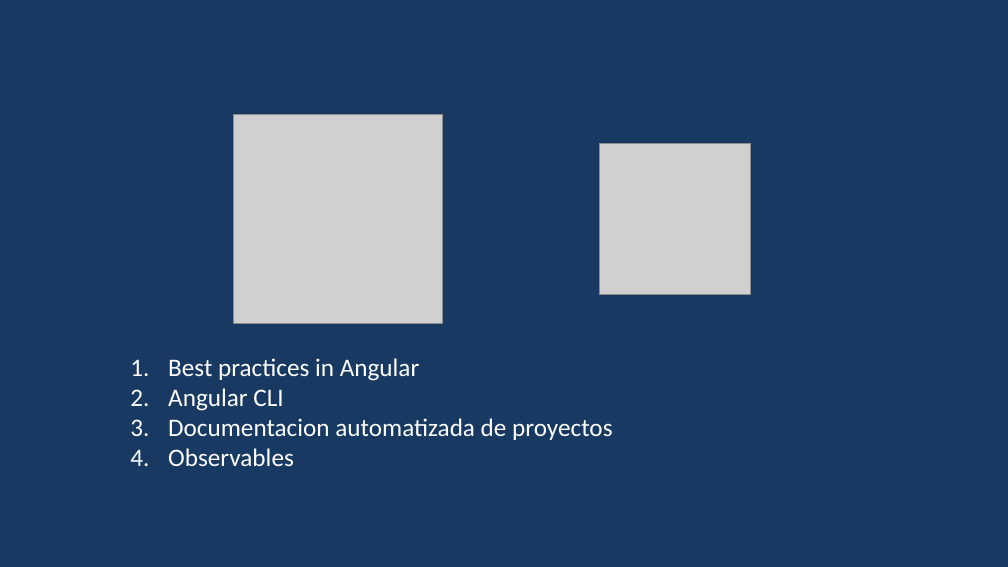
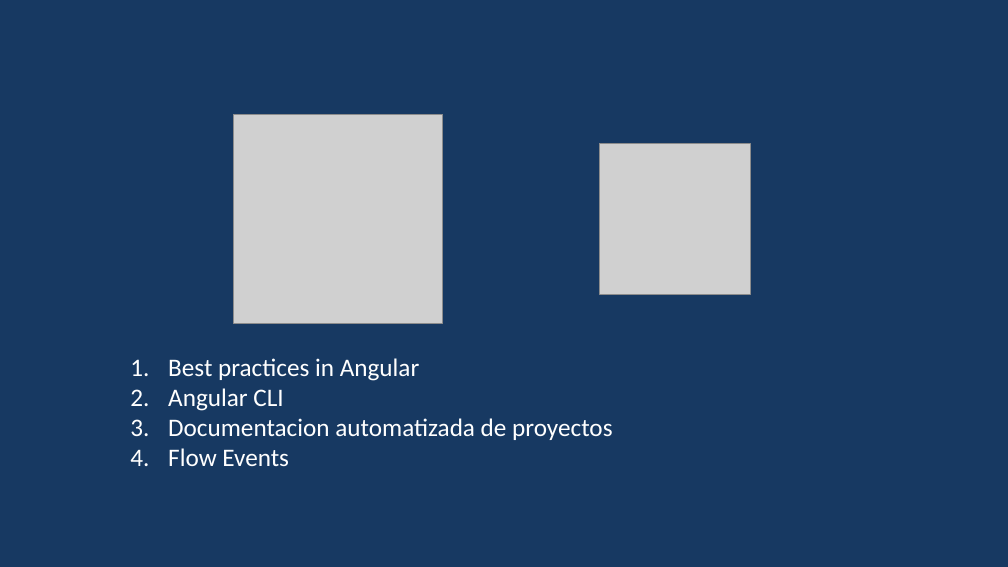
Before and after one commit to rached193/AngularWorkshop-20181116, a slide deck: slide 2 of 01_best_practices/01_best_practices.pptx. Drawn at 1008x567 pixels with LibreOffice and Linux fonts; fonts in the diff are those of the drawing; grey boxes stand for pictures. Boxes give left, top, right and bottom in pixels: in the first picture for what was removed or moved away, otherwise in the second. Text is boxed around its words. In the diff, an @@ line names an element or a change of style, - is before the commit and + after.

```diff
--- a/01_best_practices/01_best_practices.pptx
+++ b/01_best_practices/01_best_practices.pptx
@@ text at bbox=[168, 448, 289, 466]: text changed @@
-4. Observables
+4. Flow Events
```
Also in this commit, not shown: 1 other slide changed, 21 other files.
